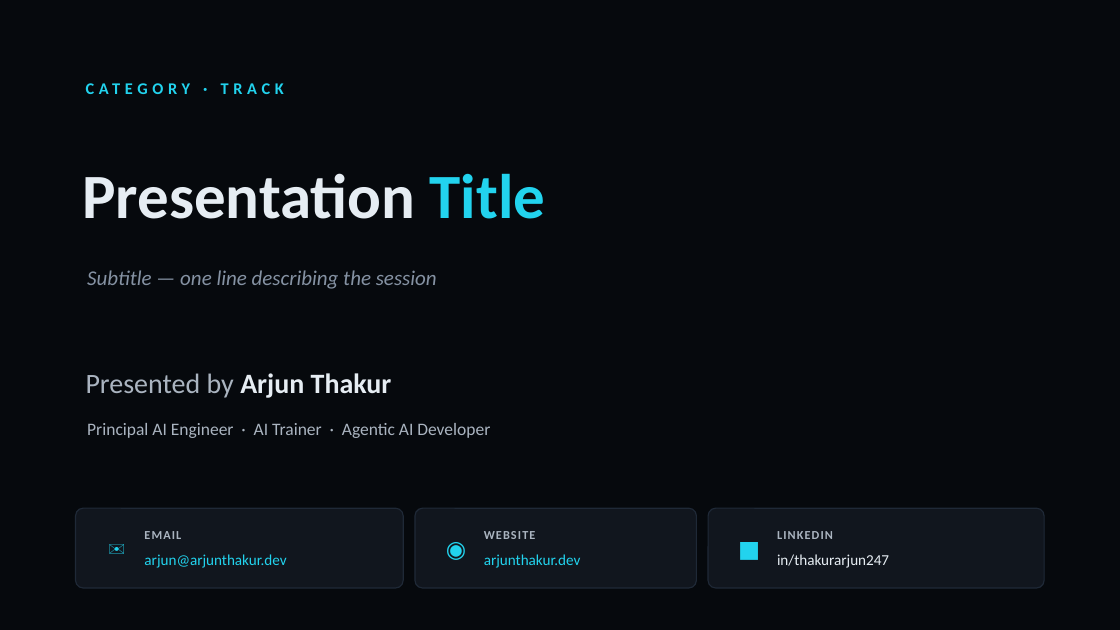
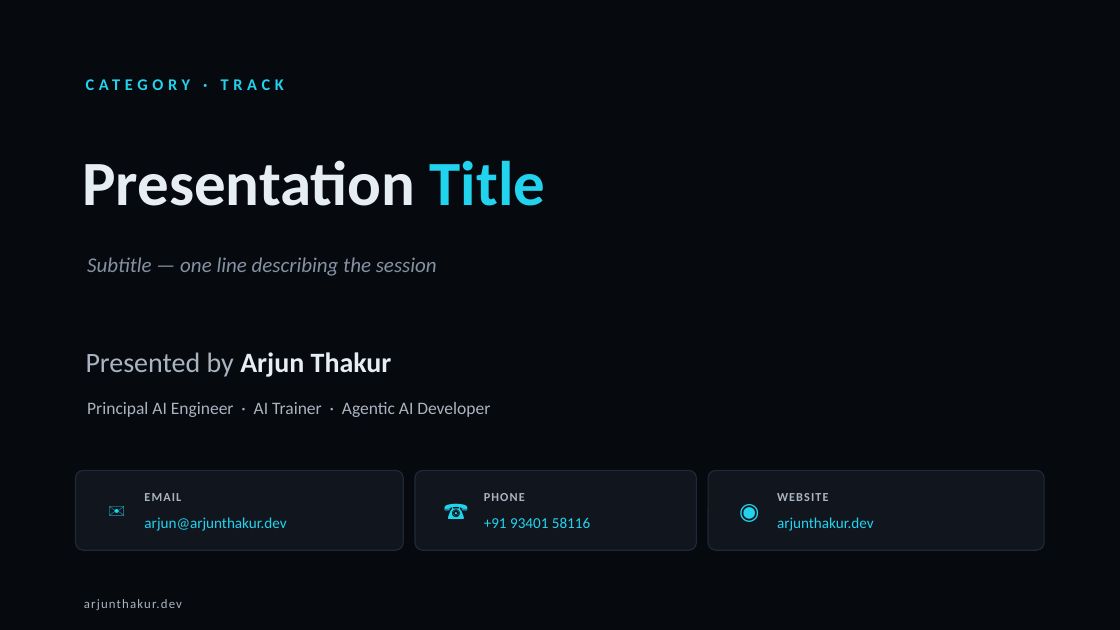
Before and after one commit to thakurarjun247/thakurarjun247.github.io, a slide deck: slide 1 of presentations/Arjun-Thakur-Presentation-Template.pptx. Drawn at 1120x630 pixels with LibreOffice and Linux fonts; fonts in the diff are those of the drawing. Boxes give left, top, right and bottom in pixels: in the first picture for what was removed or moved away, otherwise in the second. Text is boxed around its words. In the diff, an @@ line names an element or a change of style, - is before the commit and + after.

Commit message:
Update presentation template: site footer on every slide, email/phone/website on first + last, drop LinkedIn

```diff
--- a/presentations/Arjun-Thakur-Presentation-Template.pptx
+++ b/presentations/Arjun-Thakur-Presentation-Template.pptx
@@ text "CATEGORY · TRACK": place and size @@
-text "CATEGORY · TRACK" at <box>77,71,918,105</box>
+text "CATEGORY · TRACK" at <box>77,67,918,101</box>
@@ text "Presentation Title": place and size @@
-text "Presentation Title" at <box>82,173,546,219</box>
+text "Presentation Title" at <box>82,160,546,206</box>
@@ text "Subtitle — one line describing ...": place and size @@
-text "Subtitle — one line describing ..." at <box>87,270,437,289</box>
+text "Subtitle — one line describing ..." at <box>87,257,437,276</box>
@@ text "Presented by Arjun Thakur": place and size @@
-text "Presented by Arjun Thakur" at <box>86,373,392,398</box>
+text "Presented by Arjun Thakur" at <box>86,352,392,377</box>
@@ text "Principal AI Engineer · AI ...": place and size @@
-text "Principal AI Engineer · AI ..." at <box>87,423,490,438</box>
+text "Principal AI Engineer · AI ..." at <box>87,402,490,417</box>
@@ 3 texts: place and size @@
-3 texts at <box>87,510,286,586</box>
+3 texts at <box>87,472,286,548</box>
@@ 3 rounded rectangles: place and size @@
-3 rounded rectangles at <box>76,508,1044,588</box>
+3 rounded rectangles at <box>76,471,1044,550</box>
@@ text at <box>427,472,486,548</box>: text changed @@
-◉
+☎
@@ text at <box>720,472,779,548</box>: text changed @@
-■
+◉
@@ text added at <box>484,493,525,501</box>, 10.5 pt, text #AAB4C0, bold @@
+PHONE
@@ text "WEBSITE": place and size @@
-text "WEBSITE" at <box>484,531,536,539</box>
+text "WEBSITE" at <box>777,493,829,501</box>
@@ text added at <box>484,517,590,528</box>, 13 pt, text #22D3EE @@
++91 93401 58116
@@ text removed at <box>777,531,833,539</box> @@
-LINKEDIN
@@ text added at <box>777,517,874,531</box>, 13 pt, text #22D3EE @@
+arjunthakur.dev
@@ text removed at <box>777,554,889,568</box> @@
-in/thakurarjun247
@@ text "arjunthakur.dev": place and size @@
-text "arjunthakur.dev" at <box>484,554,581,568</box>
+text "arjunthakur.dev" at <box>84,599,182,610</box>
@@ text "arjunthakur.dev" at <box>84,599,182,610</box>: size 13 to 11 pt, text colour #22D3EE to #AAB4C0, letter spacing 0 to 1 pt @@
```
Also in this commit, not shown: 8 other slides changed, 1 other file.
